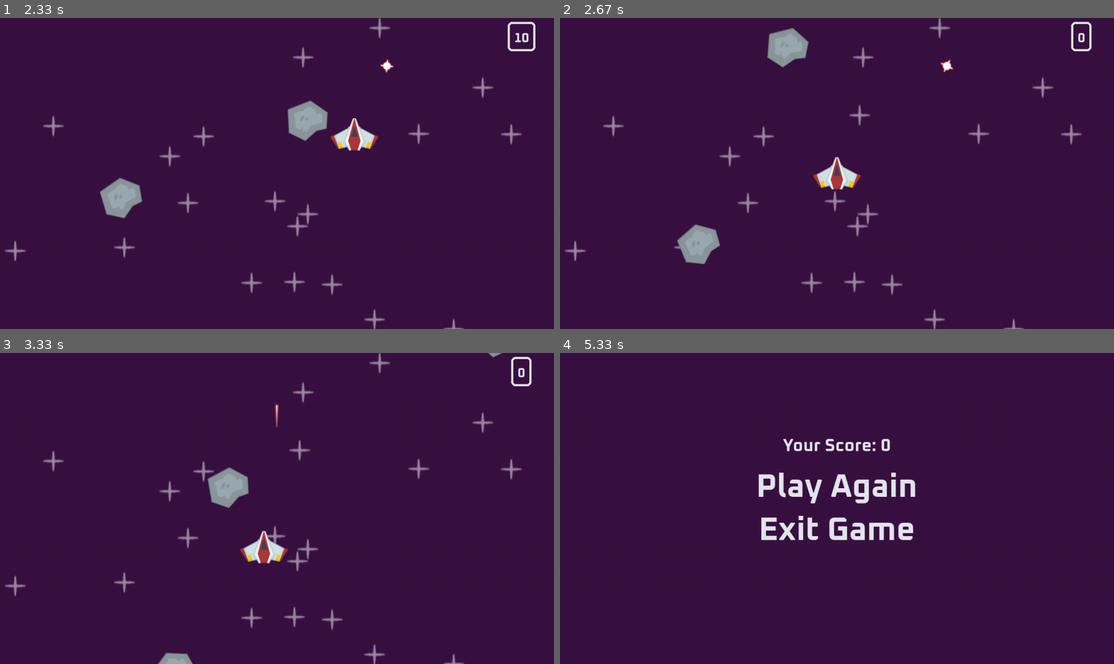
Above: before the commit, frames 1-4 (two rows, left to right).
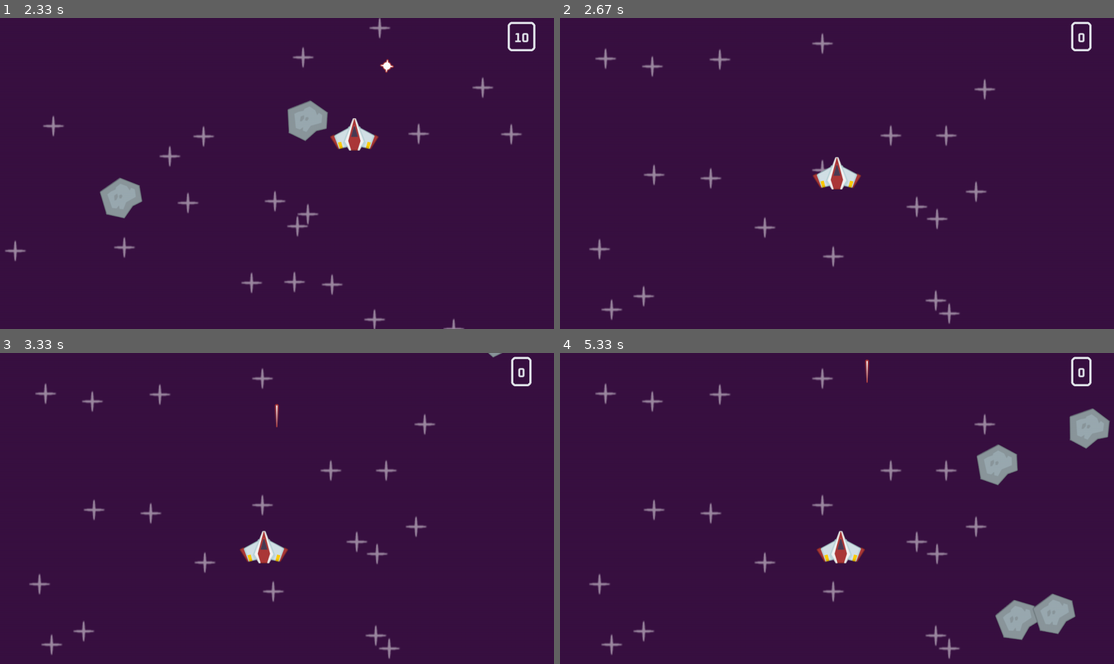
Above: after the commit, the same moments.

Repository: dominicamoak/space_shooter_pygame
Game: pygame game, started from code/main.py
The game is run twice, just before and just after one commit, with the same random seed, the same clock (stepped at 60 frames per second) and the same inputs.
Inputs:
- Up to frame 1 (2.33 s): tap Space at 0.33, 0.73, 1.03, 1.23, 1.57, 1.87, 2.07 s; hold Right 0.67-1.13 s; hold Up 1.17-1.47 s; hold Right 1.5-1.97 s; hold Left from 2 s (still down)
- Up to frame 2 (2.67 s): tap Space at 2.37 s; release Left at 2.53 s; click "Play Again" at 2.62 s
- Up to frame 3 (3.33 s): hold Down 2.9-3.2 s; tap Space at 2.97, 3.3 s; hold Left from 3.23 s (still down)
- Up to frame 4 (5.33 s): tap Space at 3.6, 3.73, 4.13, 4.43, 4.8, 5.2 s; release Left at 3.63 s; hold Up 3.67-4.03 s; hold Right 4.07-4.7 s; hold Down 4.73-5.1 s; hold Left from 5.13 s (still down)

Frame 1 is identical in both runs. In frame 2, 3.9% of the frame differs, in the area x 0-95%, y 0-100%; in frame 3, 3.4%; in frame 4, 7.2%, in the area x 5-100%, y 1-99%.

Commit message:
Reworked the game reset to prevent memory bleeding + some other improvements

Diff:
--- a/code/main.py
+++ b/code/main.py
@@ -104,10 +104,7 @@
             self.kill()
 
 def collisions():
-    global running
-    global score
-    global game_state
-    global final_score
+    global running, game_state, score, final_score
 
     collision_sprites = pygame.sprite.spritecollide(player, meteor_sprites, True, pygame.sprite.collide_mask)
     if collision_sprites:
@@ -135,12 +132,8 @@
     text_rect = text_surf.get_frect(center = (window_width / 2, window_height - 500))
     display_surface.blit(text_surf, text_rect)
 
-    # pygame.draw.rect(display_surface, '#e4e7ed', text_rect.inflate(30, 30).move(0, -8), 5, 10)
-
 def game_over_menu():
-    global running
-    global game_state
-    global score
+    global running, game_state
 
     play_text_surf = menu_font.render('Play Again', True, '#e4e7ed')
     play_text_rect = play_text_surf.get_frect(center= (window_width / 2, window_height - 400))
@@ -155,14 +148,28 @@
         if event.type == pygame.MOUSEBUTTONDOWN:
             if play_text_rect.collidepoint(event.pos):
                 # reset everything, start game over
-                score = 0
-                running = True
+                reset_game()
                 game_state = 'playing'
-                game_music.set_volume(0.2)
-                player.rect.center = (window_width / 2, window_height / 2)
 
             if exit_text_rect.collidepoint(event.pos):
                 running = False
+
+def init_game():
+    global all_sprites, meteor_sprites, laser_sprites
+    global player, score
+
+    score = 0
+
+    # Sprite Instances
+    all_sprites = pygame.sprite.Group()
+    meteor_sprites = pygame.sprite.Group()
+    laser_sprites = pygame.sprite.Group()
+    for i in range(20):
+        Star(all_sprites, star_surf)
+    player = Player(all_sprites)
+
+def reset_game():
+    init_game()
 
 
 # GENERAL SETUP
@@ -195,7 +202,6 @@
 damage_sound = pygame.mixer.Sound(join('audio', 'damage.ogg'))
 damage_sound.set_volume(0.2)
 game_music = pygame.mixer.Sound(join('audio', 'game_music.wav'))
-game_music.set_volume(0.2)
 game_music.play(loops= -1) # play indefinitely
 
 
@@ -228,6 +234,7 @@
                 Meteor((all_sprites, meteor_sprites), meteor_surf, (x, y))
 
         # Updates
+        game_music.set_volume(0.2)
         all_sprites.update(dt)
         collisions()
 
@@ -235,8 +242,6 @@
         display_surface.fill('#391142')
         display_score(score)
         all_sprites.draw(display_surface)
-
-        # pygame.display.update()
 
     elif game_state == 'game_over':
         # draw score to screen
